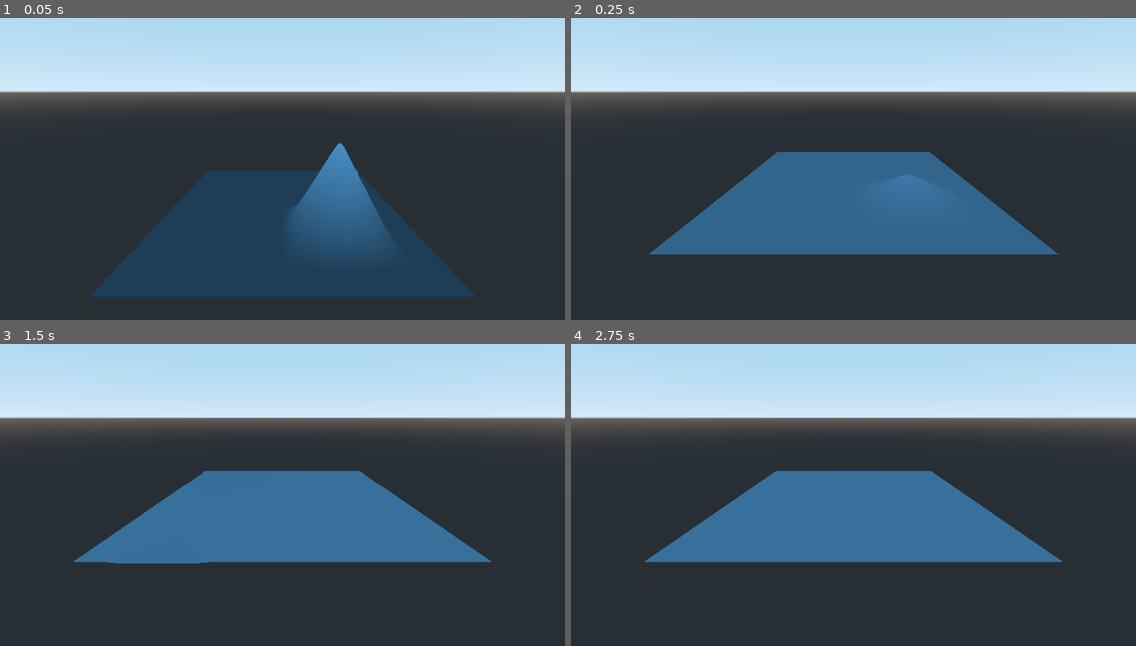
Above: before the commit, frames 1-4 (two rows, left to right).
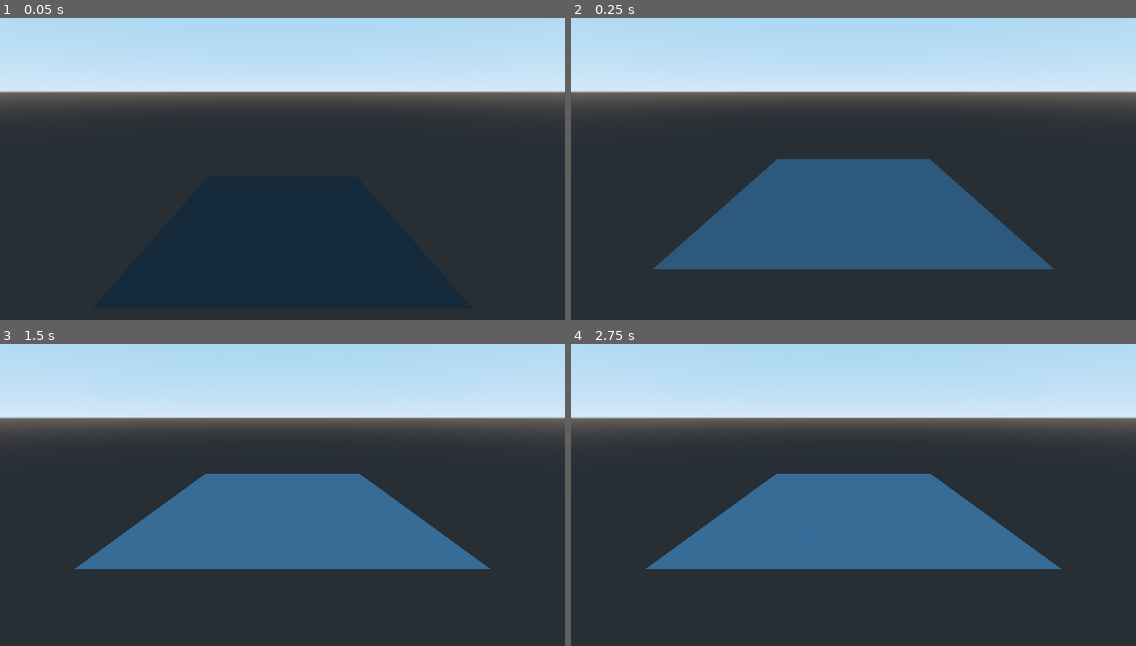
Above: after the commit, the same moments.

Repository: kb173/godot-interactive-water
Game: Godot game, scene res://TestScene.tscn
The game is run twice, just before and just after one commit, with the same random seed, the same clock (stepped at 60 frames per second) and the same inputs.
Inputs:
- Up to frame 1 (0.05 s): no input
- Up to frame 2 (0.25 s): no input
- Up to frame 3 (1.5 s): tap Enter at 1.25 s
- Up to frame 4 (2.75 s): tap Space at 2 s

The runs differ from the first frame. In frame 1, 20% of the frame differs, in the area x 15-85%, y 41-93%; in frame 2, 6.9%; in frame 3, 2.7%; in frame 4, 2.8%.

Commit message:
Work towards physics-based water

Diff:
--- a/TestScene.tscn
+++ b/TestScene.tscn
@@ -5,21 +5,24 @@
 [ext_resource path="res://WaterHeights.gd" type="Script" id=3]
 [ext_resource path="res://Water.gd" type="Script" id=4]
 
-[sub_resource type="ViewportTexture" id=3]
+[sub_resource type="ViewportTexture" id=1]
 viewport_path = NodePath("WaterHeightViewport")
 
-[sub_resource type="ShaderMaterial" id=1]
+[sub_resource type="ShaderMaterial" id=2]
 resource_local_to_scene = true
 shader = ExtResource( 1 )
-shader_param/water_heights = SubResource( 3 )
+shader_param/water_heights = SubResource( 1 )
 
-[sub_resource type="PlaneMesh" id=2]
+[sub_resource type="PlaneMesh" id=3]
 subdivide_width = 128
 subdivide_depth = 128
 
-[sub_resource type="ShaderMaterial" id=5]
+[sub_resource type="ShaderMaterial" id=4]
 shader = ExtResource( 2 )
 shader_param/water_height = 0.5
+shader_param/height_damping = 0.05
+shader_param/velocity_damping = 0.05
+shader_param/spread = 0.1
 
 [node name="TestScene" type="Spatial"]
 
@@ -44,7 +47,7 @@
 render_target_update_mode = 3
 
 [node name="Texture" type="ColorRect" parent="Water/WaterHeights/WaterHeightViewport"]
-material = SubResource( 5 )
+material = SubResource( 4 )
 margin_right = 128.0
 margin_bottom = 128.0
 rect_min_size = Vector2( 128, 128 )
--- a/Water.gd
+++ b/Water.gd
@@ -13,18 +13,14 @@
 	# Set an initial "previous frame"
 	var first_image = Image.new()
 
-	first_image.create(5, 5, false, Image.FORMAT_RGBA8)
-	first_image.lock()
-	first_image.set_pixel(3, 3, Color(1.0, 0.0, 0.0))
-	first_image.unlock()
-
+	first_image.create(128, 128, false, Image.FORMAT_RGBA8)
 	var first_texture = ImageTexture.new()
 	first_texture.create_from_image(first_image)
 
 	$WaterHeights.set_previous_texture(first_texture)
 
 
-func _process(delta):
+func _physics_process(delta):
 	# Skip the first frame because that would swap around buffers that aren't properly rendered yet
 	if _first_frame:
 		_first_frame = false
@@ -43,7 +39,7 @@
 	if _frame_number % 100 == 0:
 		print("Setting pixel")
 		image_data.lock()
-		image_data.set_pixel(randi() % 128, randi() % 128, Color(1.0, 0.0, 0.0))
+		image_data.set_pixel(randi() % 128, randi() % 128, Color(0.0, 0.0, 0.0))
 		image_data.unlock()
 
 	# Create an ImageTexture for this new frame
--- a/WaterHeights.gd
+++ b/WaterHeights.gd
@@ -5,7 +5,7 @@
 # Values are encoded like this:
 # R: y-position
 # G: y-velocity
-# B: ?
+# B: y-acceleration
 # A: ?
 # TODO: Consider increasing the accuracy of the texture
 
--- a/WaterUpdate.shader
+++ b/WaterUpdate.shader
@@ -5,9 +5,24 @@
 
 uniform float water_height = 0.5;
 
+uniform float height_damping = 0.05;
+uniform float velocity_damping = 0.05;
+uniform float spread = 0.1;
+
 void fragment() {
 	// Read
 	float height_here = texture(previous_frame, UV).r;
+	float velocity_here = texture(previous_frame, UV).g;
+	float acceleration_here = texture(previous_frame, UV).b;
+
+	// Apply force towards the base height
+	float force = (height_here - water_height) * height_damping + velocity_here * velocity_damping;
+	acceleration_here = -force;
+
+	velocity_here += acceleration_here;
+	height_here += velocity_here; // TODO: Take delta time into account
+
+	// Update values based on neighbouring values
 
 	// Read more samples
 	float uv_mod = 1.0 / 128.0;
@@ -16,11 +31,22 @@
 	float height_left = texture(previous_frame, UV + vec2(- uv_mod, 0.0)).r;
 	float height_right = texture(previous_frame, UV + vec2(uv_mod, 0.0)).r;
 
-	height_here = (height_up + height_down + height_left + height_right) / 4.0;
+	// Calculate differences
+	float up_delta = spread * (height_up - height_here);
+	float down_delta = spread * (height_down - height_here);
+	float left_delta = spread * (height_left - height_here);
+	float right_delta = spread * (height_right - height_here);
+
+	float sum_delta = left_delta + right_delta + up_delta + down_delta;
+
+	velocity_here += sum_delta;
+	height_here += sum_delta;
+
+	//height_here = (height_up + height_down + height_left + height_right) / 4.0;
 
 	// Modification
-	height_here = mix(height_here, water_height, 0.1);
+	//height_here = mix(height_here, water_height, 0.1);
 
 	// Write
-	COLOR = vec4(height_here, 0.0, 0.0, 1.0);
+	COLOR = vec4(height_here, velocity_here, acceleration_here, 1.0);
 }
--- a/WaterUpdateMaterial.tres
+++ b/WaterUpdateMaterial.tres
@@ -5,3 +5,5 @@
 [resource]
 shader = ExtResource( 1 )
 shader_param/water_height = 0.5
+shader_param/height_damping = 0.05
+shader_param/velocity_damping = 0.05
Not shown: 1 places in TestScene.tscn that only renumber resources
